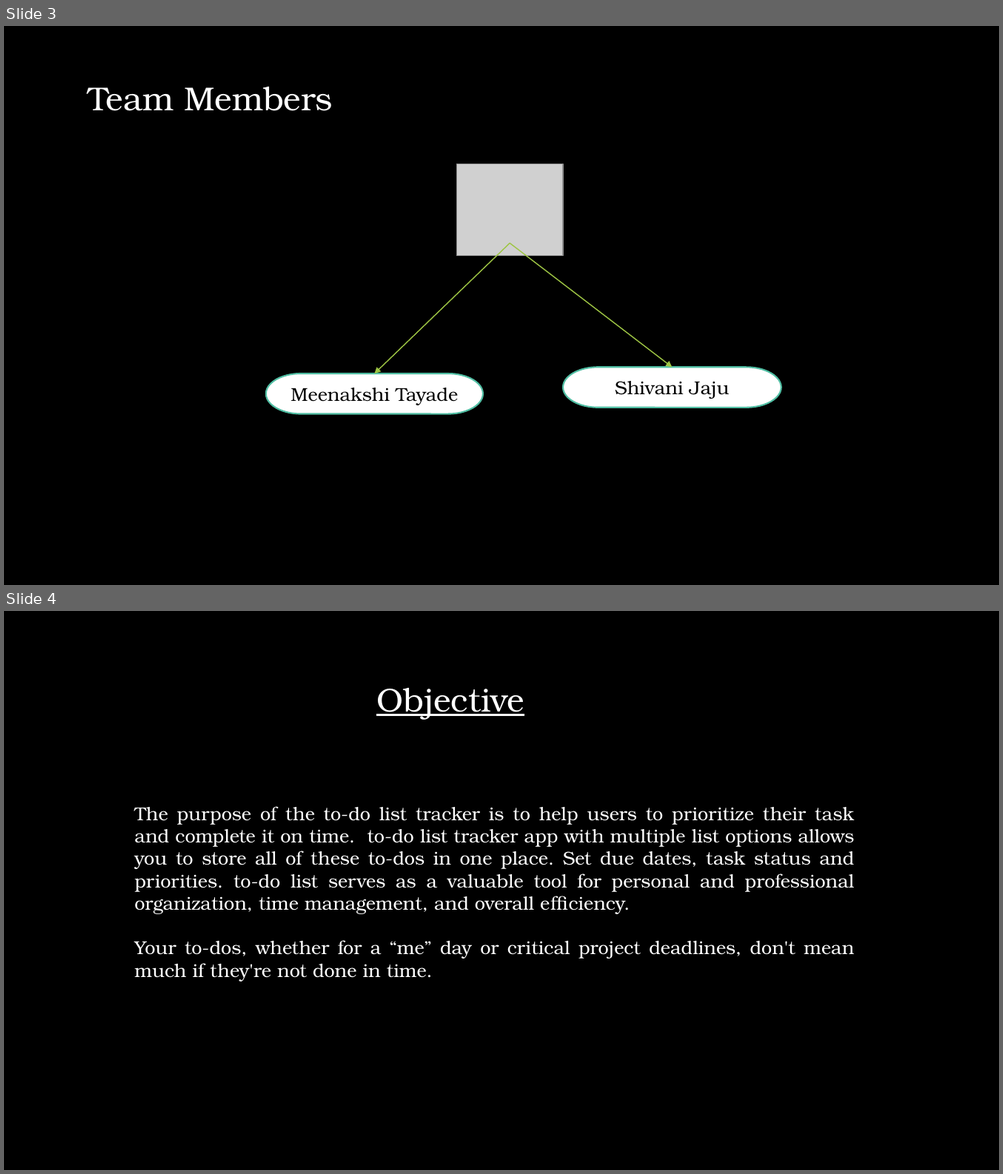
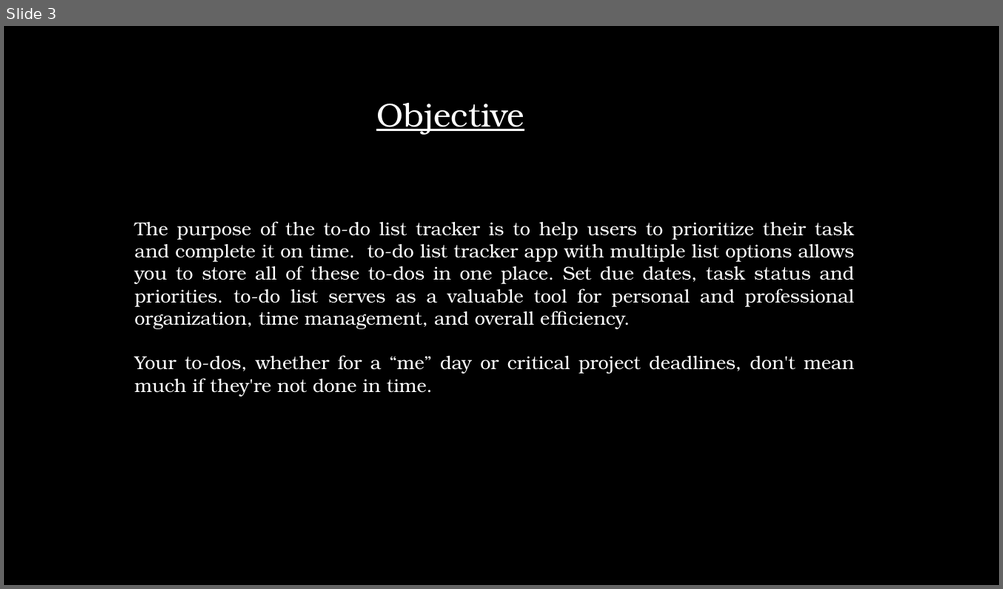
Before and after one commit to tayademeenakashi5/ToDo-List, a slide deck: Capstone Project.pptx. Shown one above the other, each under a label of ours: slides 3 and 4 before the commit, slide 3 after it. The pictures are 1003x1174 and 1003x589 pixels, drawn with LibreOffice and Linux fonts; fonts in the diff are those of the drawing; grey boxes stand for pictures; background and template pictures are left out. Boxes give left, top, right and bottom in pixels: in the first picture for what was removed or moved away, otherwise in the second. Text is boxed around its words. In the diff, an @@ line names an element or a change of style, - is before the commit and + after.

```diff
--- a/Capstone Project.pptx
+++ b/Capstone Project.pptx
@@ slide 3 removed at (4, 26, 999, 585), background picture (left out) @@
@@ text removed at (88, 87, 333, 111) @@
-Team Members
@@ picture removed at (456, 164, 563, 256) @@
@@ arrow removed from (510, 243) to (374, 374) @@
@@ arrow removed from (510, 243) to (671, 368) @@
@@ pill shape removed at (266, 374, 483, 414) @@
-Meenakshi Tayade
@@ pill shape removed at (563, 368, 782, 408) @@
-Shivani Jaju
@@ what was slide 4 is now slide 3 @@
```
Also in this commit, not shown: 2 slides changed.
